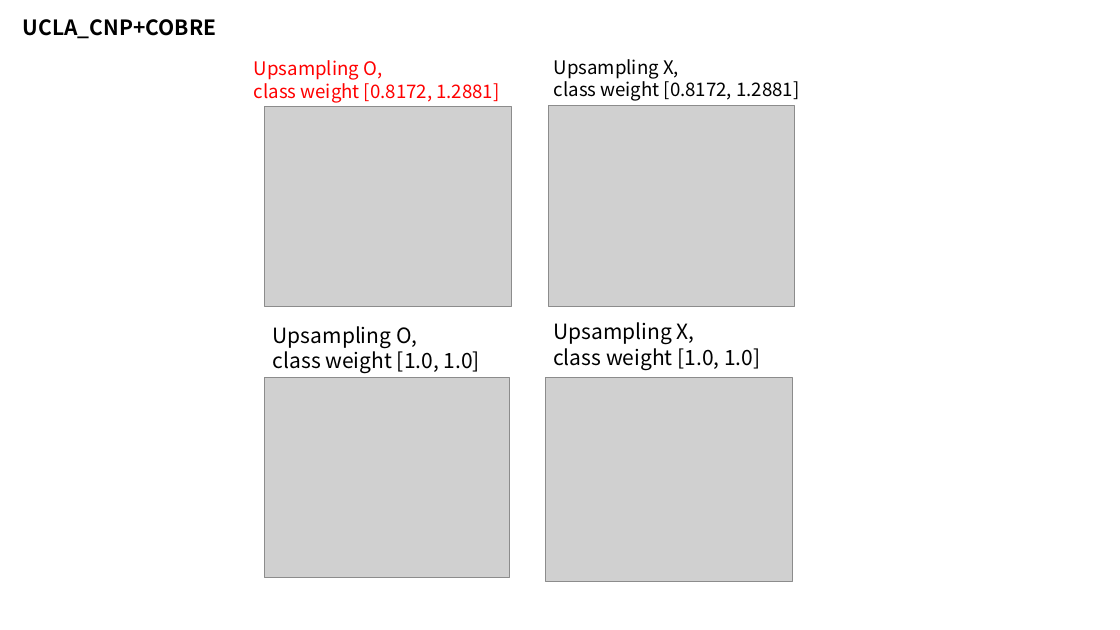
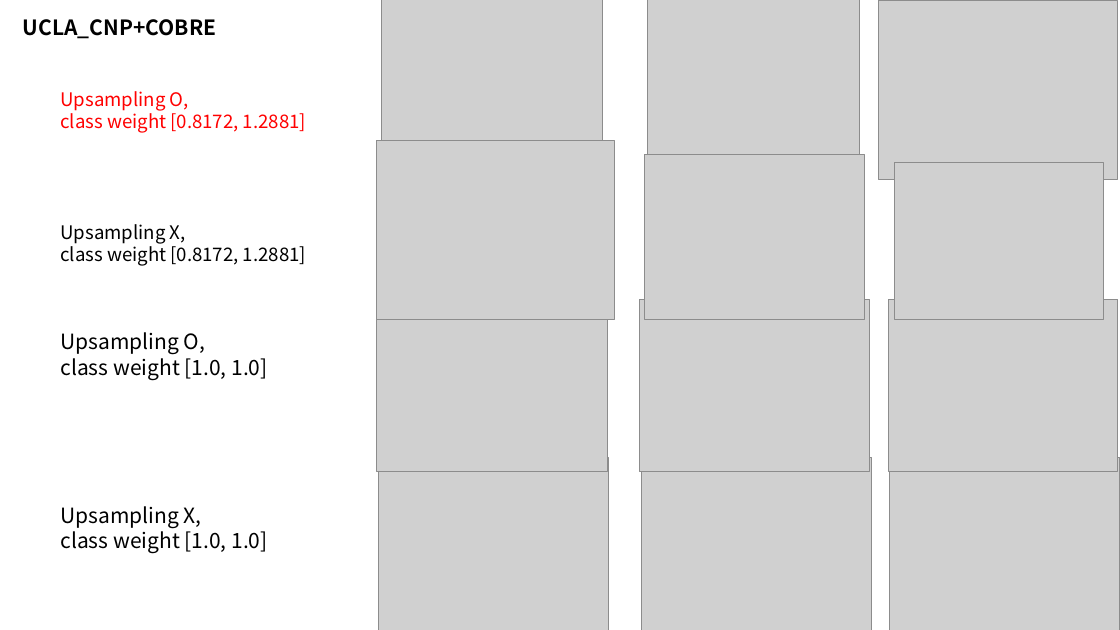
Before and after one commit to janett105/GNN_SCHZ, a slide deck: slide 16 of Presentation/초기 발표 (1).pptx (slide 17 before the commit). Drawn at 1120x630 pixels with LibreOffice and Linux fonts; fonts in the diff are those of the drawing; grey boxes stand for pictures. Boxes give left, top, right and bottom in pixels: in the first picture for what was removed or moved away, otherwise in the second. Text is boxed around its words. In the diff, an @@ line names an element or a change of style, - is before the commit and + after.

```diff
--- a/Presentation/초기 발표 (1).pptx
+++ b/Presentation/초기 발표 (1).pptx
@@ picture added at <box>381,0,602,155</box> @@
@@ picture added at <box>648,0,860,155</box> @@
@@ picture added at <box>879,0,1117,179</box> @@
@@ text "Upsampling O,": place and size @@
-text "Upsampling O," at <box>254,60,499,103</box>
+text "Upsampling O," at <box>60,91,306,133</box>
@@ picture removed at <box>265,107,511,307</box> @@
@@ picture removed at <box>549,105,795,306</box> @@
@@ picture added at <box>376,141,614,320</box> @@
@@ picture added at <box>644,155,865,320</box> @@
@@ picture added at <box>894,163,1103,320</box> @@
@@ text "Upsampling X,": place and size @@
-text "Upsampling X," at <box>554,59,799,101</box>
+text "Upsampling X," at <box>60,224,306,266</box>
@@ picture added at <box>377,299,607,472</box> @@
@@ picture added at <box>639,299,870,472</box> @@
@@ picture added at <box>889,299,1118,471</box> @@
@@ text "Upsampling O,": place and size @@
-text "Upsampling O," at <box>273,326,480,373</box>
+text "Upsampling O," at <box>60,332,267,380</box>
@@ picture removed at <box>265,378,510,578</box> @@
@@ picture removed at <box>545,378,791,582</box> @@
@@ picture added at <box>378,457,608,630</box> @@
@@ picture added at <box>642,457,872,630</box> @@
@@ picture added at <box>890,457,1120,630</box> @@
@@ text "Upsampling X,": place and size @@
-text "Upsampling X," at <box>553,322,760,370</box>
+text "Upsampling X," at <box>60,506,267,553</box>
```
Also in this commit, not shown: 1 other slide changed, 1 slide added, 17 other files.
